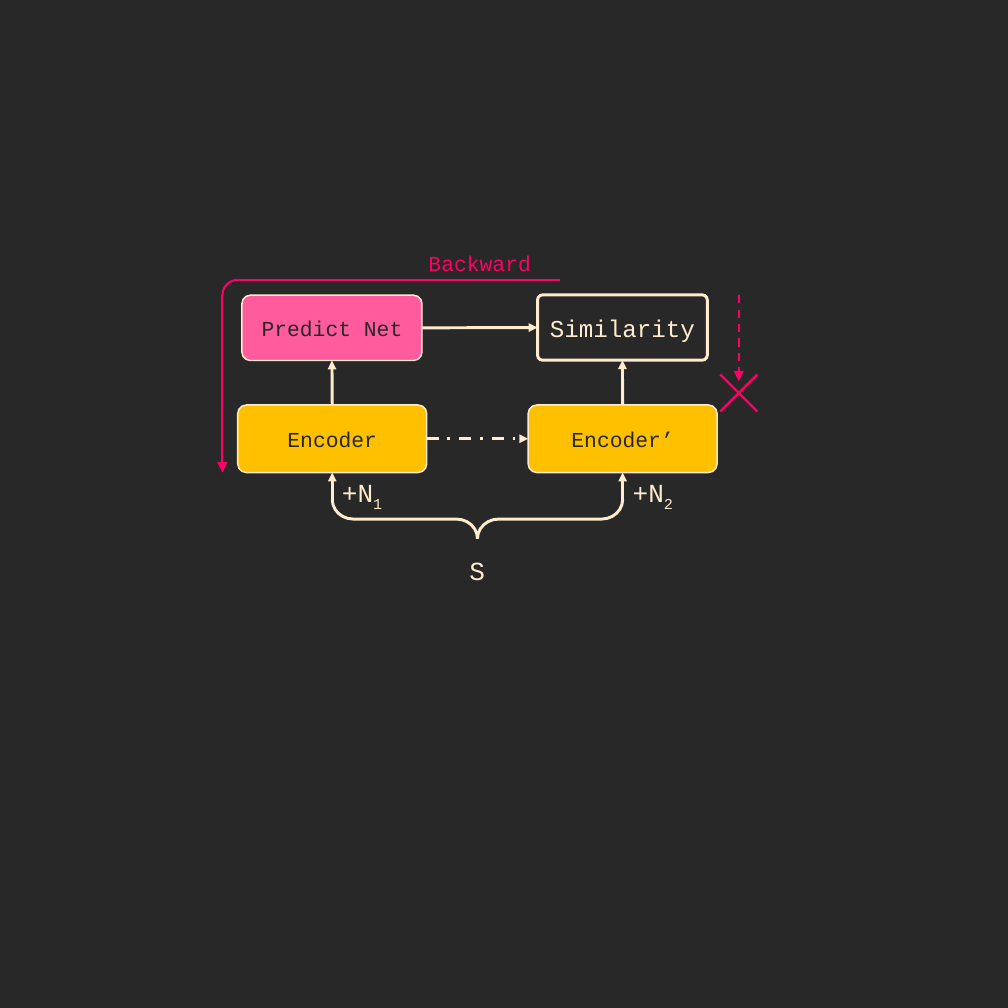
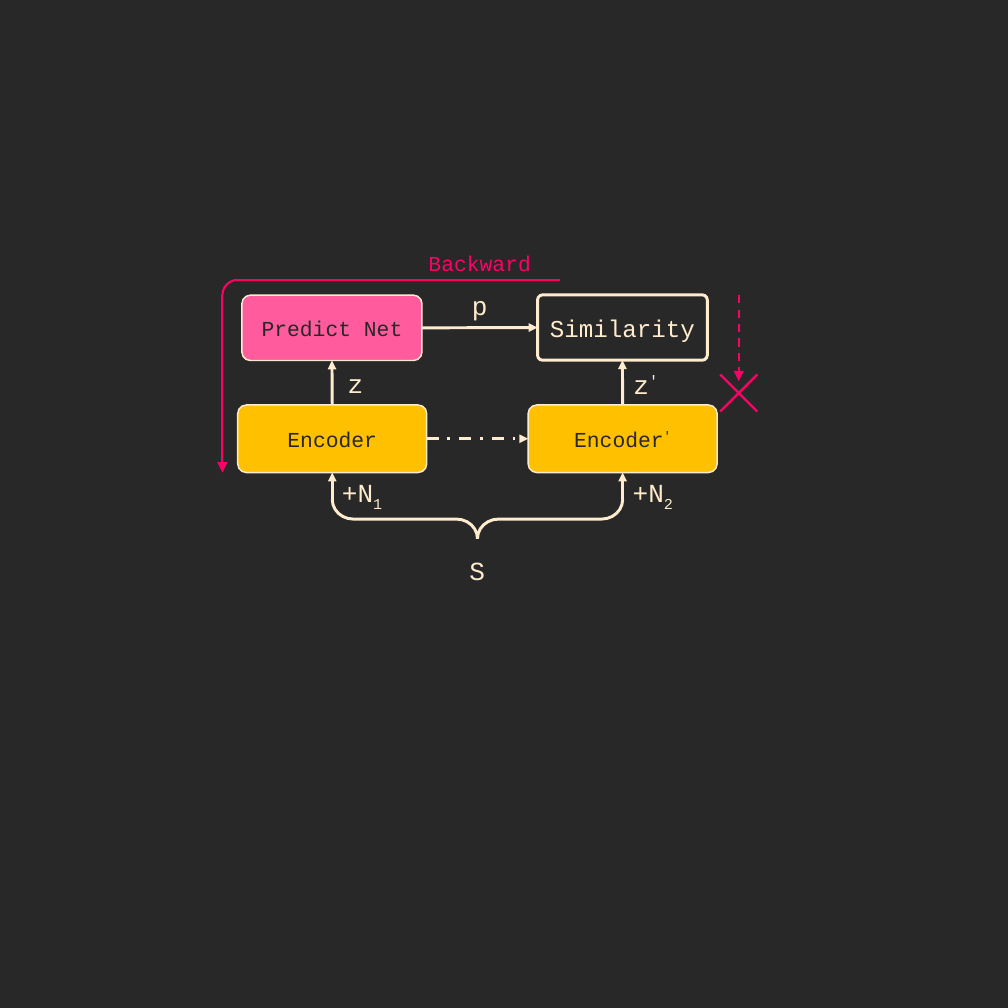
Before and after one commit to toonnyy8/ncku, a slide deck: slide 1 of final-project/report/img/img.pptx. Drawn at 1008x1008 pixels with LibreOffice and Linux fonts; fonts in the diff are those of the drawing. Boxes give left, top, right and bottom in pixels: in the first picture for what was removed or moved away, otherwise in the second. Text is boxed around its words. In the diff, an @@ line names an element or a change of style, - is before the commit and + after.

```diff
--- a/final-project/report/img/img.pptx
+++ b/final-project/report/img/img.pptx
@@ text added at box(472, 301, 488, 321), 44 pt, text #FFEBCD @@
+p
@@ rounded rectangle added at box(332, 360, 379, 405), 44 pt, text #FFEBCD @@
+z
@@ text added at box(633, 380, 649, 394), 44 pt, text #FFEBCD @@
+z'
@@ text in rounded rectangle at box(574, 432, 664, 448): text changed @@
-Encoder’
+Encoder'
```
Also in this commit, not shown: 2 other slides changed, 5 slides added, 11 other files.
